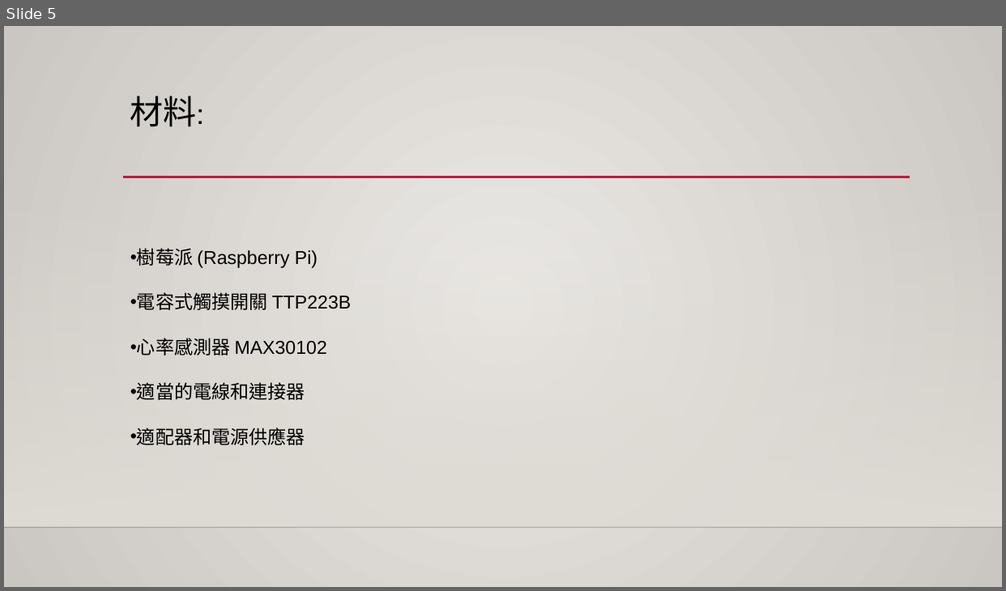
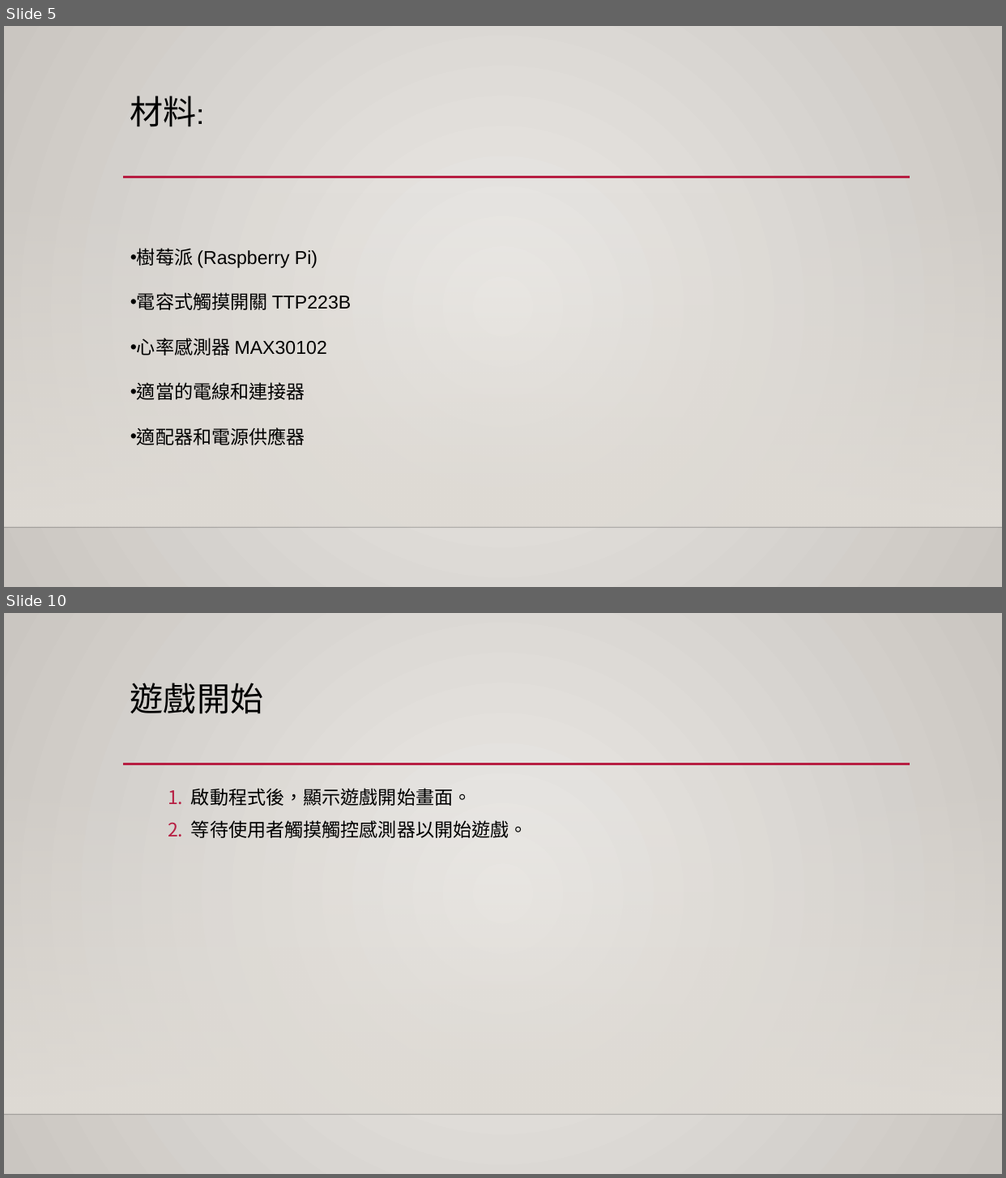
Before and after one commit to 4110E102/2024.2.29, a slide deck: 4110E102 PIgame.pptx. Shown one above the other, each under a label of ours: slide 5 before the commit, slides 5 and 10 after it; the slides between them are not shown. The pictures are 1006x591 and 1006x1178 pixels, drawn with LibreOffice and Linux fonts; fonts in the diff are those of the drawing; background and template pictures are left out. Boxes give left, top, right and bottom in pixels: in the first picture for what was removed or moved away, otherwise in the second. Text is boxed around its words. In the diff, an @@ line names an element or a change of style, - is before the commit and + after.

```diff
--- a/4110E102 PIgame.pptx
+++ b/4110E102 PIgame.pptx
@@ slide 10 added at bbox=[4, 613, 1002, 1174], background gradient #ECEAE7 to #CAC7C1; not listed: 3 template elements that a slide beside it also shows @@
@@ title added at bbox=[130, 683, 263, 714], 32 pt, text #000000 @@
+遊戲開始
@@ text added at bbox=[191, 788, 528, 838], 18 pt, text #000000 @@
+  1. 啟動程式後，顯示遊戲開始畫面。
+  2. 等待使用者觸摸觸控感測器以開始遊戲。
```
Also in this commit, not shown: 2 slides changed, 9 other slides added, 1 slide removed.
